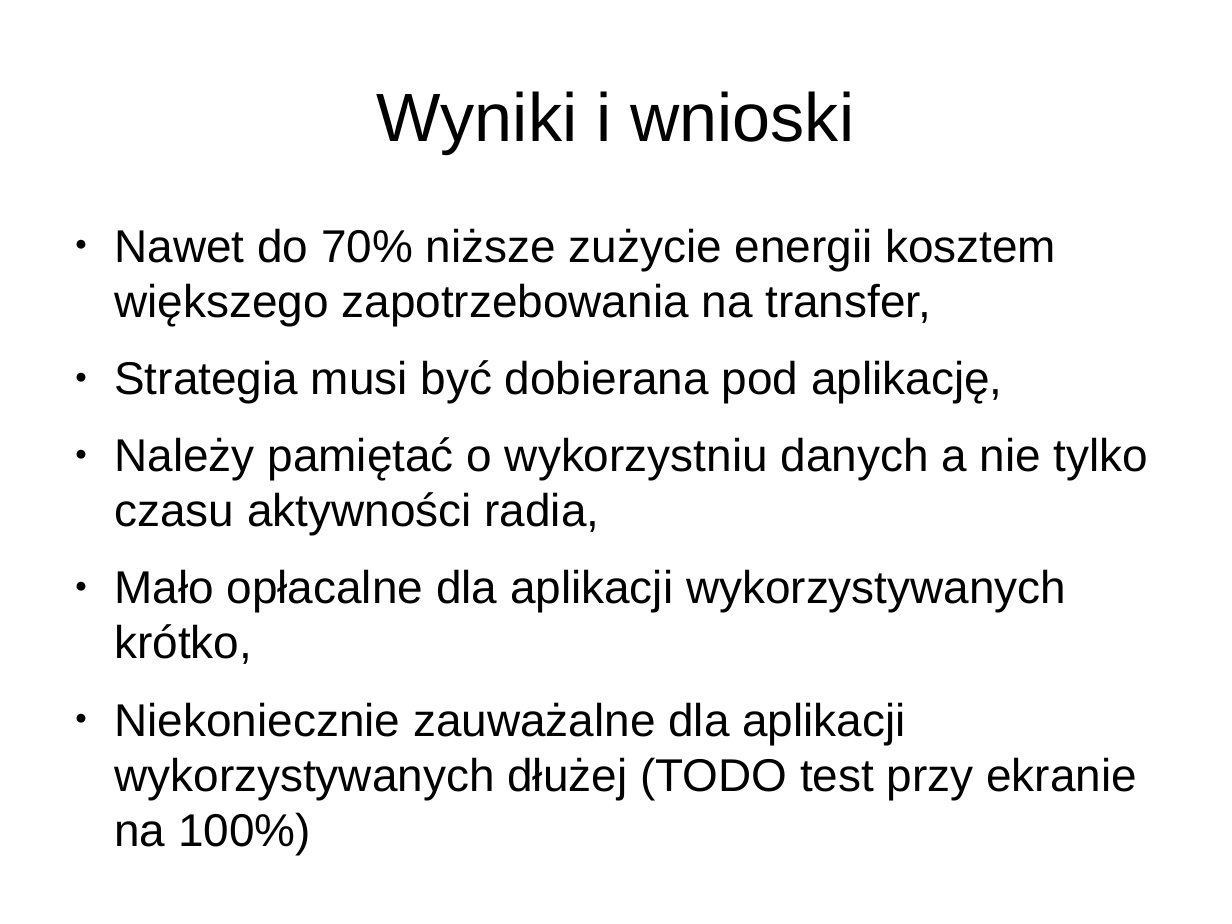
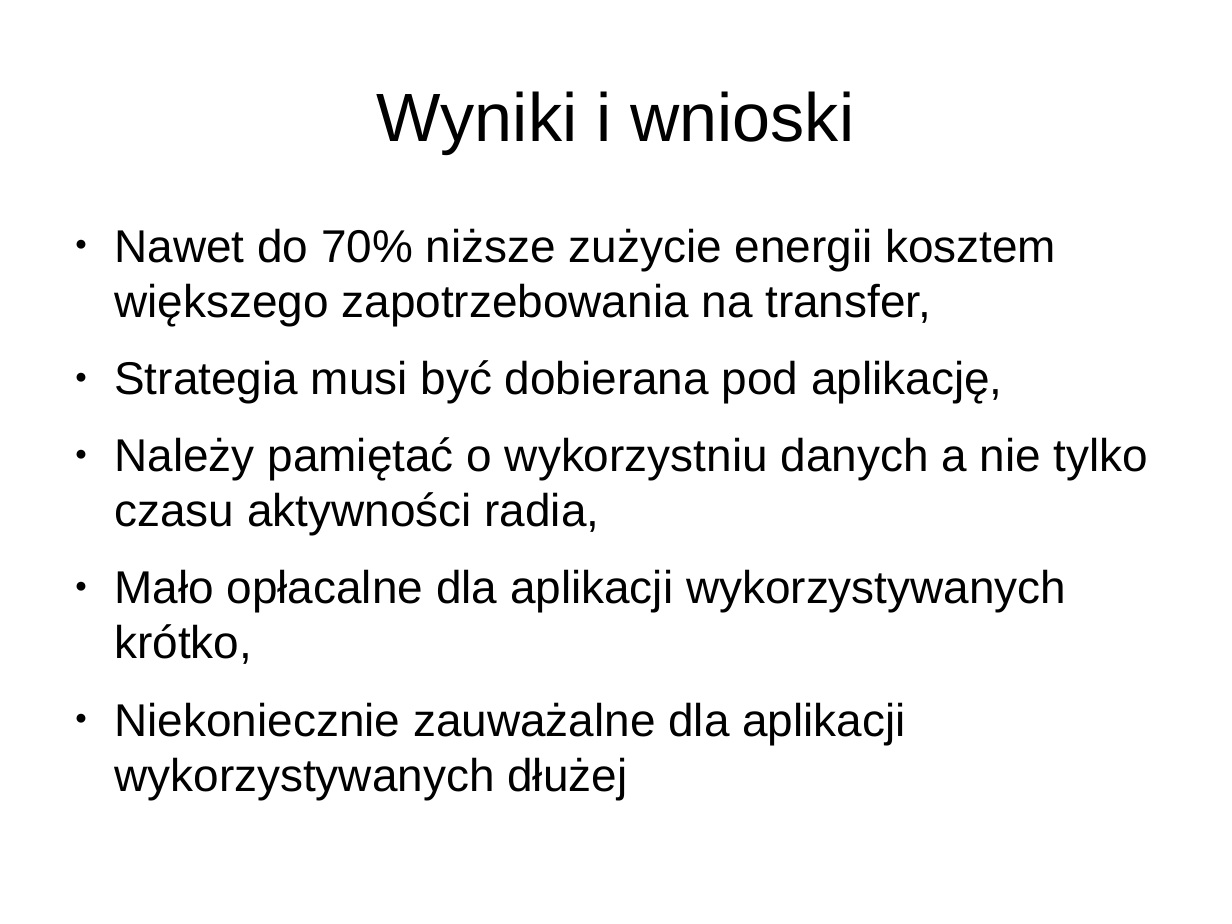
Before and after one commit to aksinghdce/master-thesis, a slide deck: slide 11 of prezentacja.odp (slide 8 before the commit). Drawn at 1232x924 pixels with LibreOffice and Linux fonts; fonts in the diff are those of the drawing. Boxes give left, top, right and bottom in pixels: in the first picture for what was removed or moved away, otherwise in the second. Text is boxed around its words. In the diff, an @@ line names an element or a change of style, - is before the commit and + after.

Commit message:
update presentation

```diff
--- a/prezentacja.odp
+++ b/prezentacja.odp
@@ text at bbox=[114, 702, 905, 745]: text changed @@
-● Niekoniecznie zauważalne dla aplikacji wykorzystywanych dłużej (TODO test przy ekranie na 100%)
+● Niekoniecznie zauważalne dla aplikacji wykorzystywanych dłużej
```
Also in this commit, not shown: 4 other slides changed, 3 slides added.
